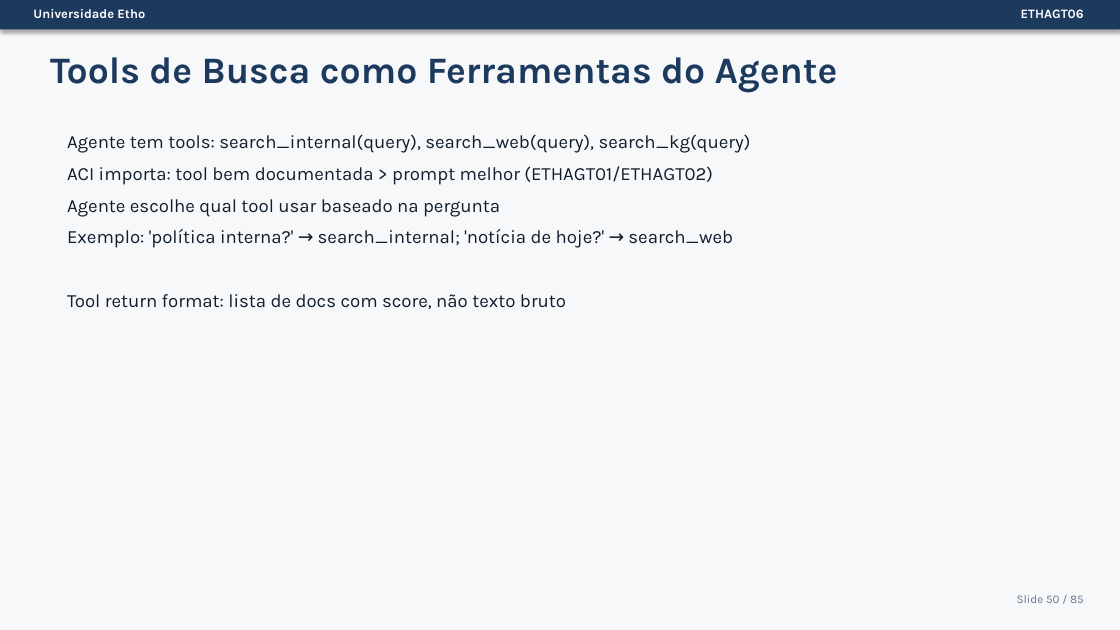
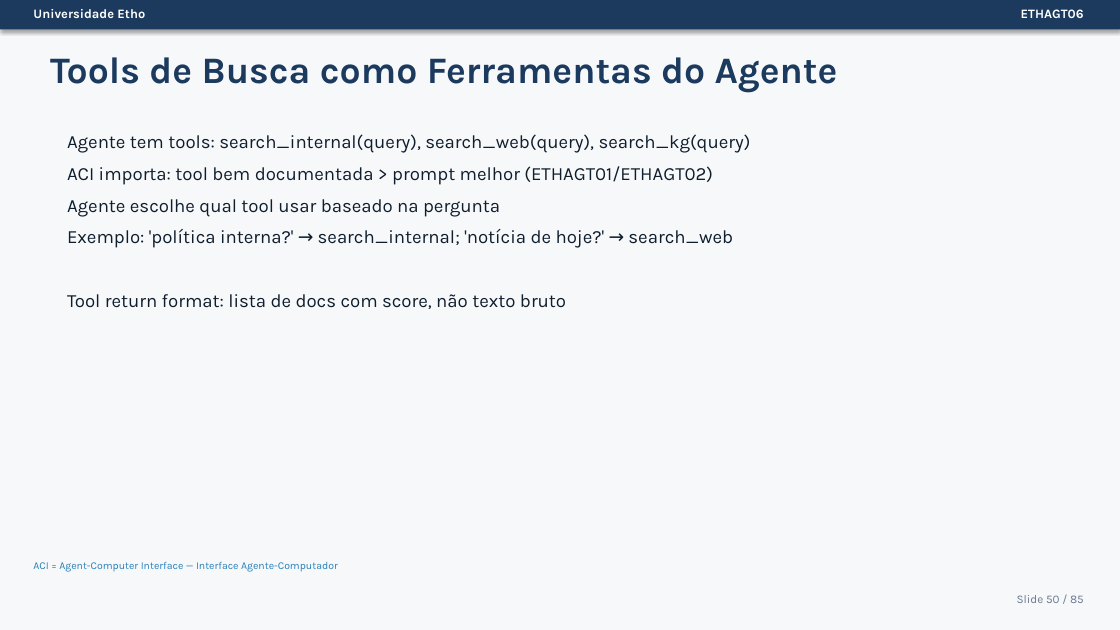
Before and after one commit to Etho-University/especializacao-programacao-agentica, a slide deck: slide 50 of 03-Slides/ETHAGT06/ETHAGT06-RAG-Agentico.pptx. Drawn at 1120x630 pixels with LibreOffice and Linux fonts; fonts in the diff are those of the drawing. Boxes give left, top, right and bottom in pixels: in the first picture for what was removed or moved away, otherwise in the second. Text is boxed around its words. In the diff, an @@ line names an element or a change of style, - is before the commit and + after.

```diff
--- a/03-Slides/ETHAGT06/ETHAGT06-RAG-Agentico.pptx
+++ b/03-Slides/ETHAGT06/ETHAGT06-RAG-Agentico.pptx
@@ text added at (33, 562, 338, 572), 9 pt, text #2980B9 @@
+ACI = Agent-Computer Interface — Interface Agente-Computador
```
Also in this commit, not shown: 4 other slides changed, 1 other file.
